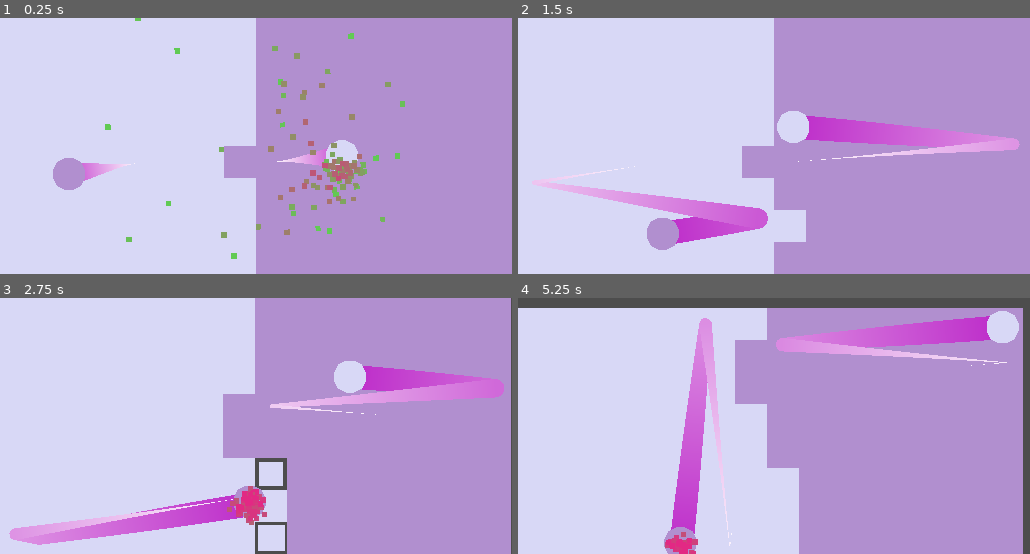
Above: before the commit, frames 1-4 (two rows, left to right).
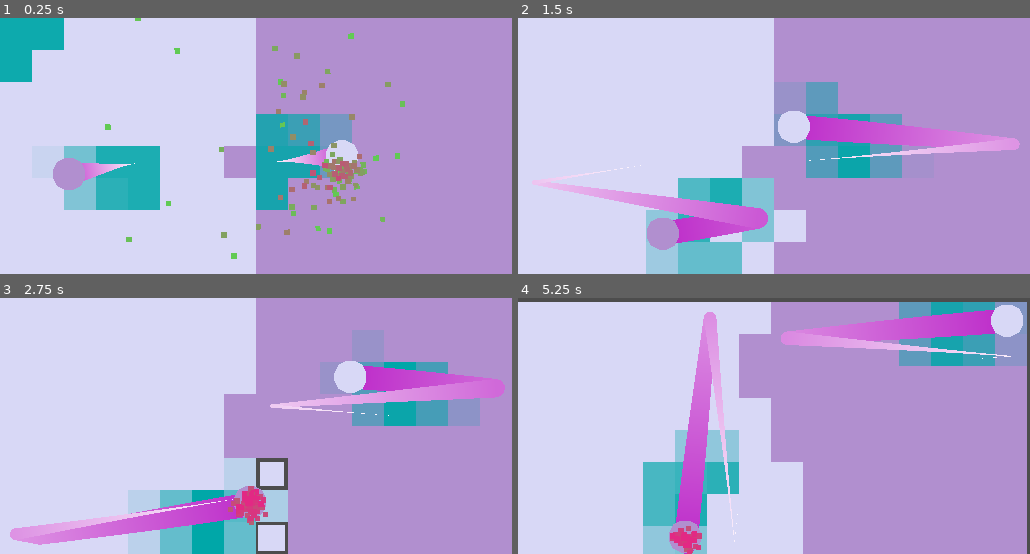
Above: after the commit, the same moments.

Repository: CodyI20/Godot-effects
Game: Godot game, scene res://Scenes/game.tscn
Same seed, same stepped clock (60 frames per second), same inputs: the game is played once before the commit and once after it.
Inputs:
- Up to frame 1 (0.25 s): no input
- Up to frame 2 (1.5 s): no input
- Up to frame 3 (2.75 s): no input
- Up to frame 4 (5.25 s): no input

The runs differ from the first frame. In frame 1, 11% of the frame differs, in the area x 0-69%, y 0-75%; in frame 2, 8.9%; in frame 3, 8.8%; in frame 4, 16%, in the area x 0-100%, y 1-100%.

Commit message:
Update ( New Effect )
 -  Added a new effect that changes the color of a tile whenever the ball goes over it ( it uses tween to change to and from the color )

Diff:
--- a/Scenes/ball.tscn
+++ b/Scenes/ball.tscn
@@ -5,7 +5,7 @@
 [sub_resource type="CircleShape2D" id="CircleShape2D_rw2ro"]
 radius = 4.0
 
-[node name="Ball" type="CharacterBody2D"]
+[node name="Ball" type="CharacterBody2D" groups=["ball"]]
 z_index = 1
 collision_layer = 2
 collision_mask = 13
--- a/Scenes/game.tscn
+++ b/Scenes/game.tscn
@@ -15,7 +15,7 @@
 [node name="Camera2D" type="Camera2D" parent="."]
 offset = Vector2(64, 32)
 script = ExtResource("1_oeu2d")
-shake_intensity_limit = 4.0
+shake_intensity_limit = 1.5
 
 [node name="Boundaries" type="StaticBody2D" parent="."]
 collision_layer = 4
@@ -680,7 +680,7 @@
 ball = NodePath("../../Ball1")
 
 [node name="Ball1" parent="." instance=ExtResource("2_u88ny")]
-collision_layer = 16
+collision_layer = 18
 collision_mask = 36
 is_ball_one = true
 
@@ -688,7 +688,7 @@
 color = Color(1, 0, 0, 1)
 
 [node name="Ball2" parent="." instance=ExtResource("2_u88ny")]
-collision_layer = 32
+collision_layer = 34
 collision_mask = 20
 
 [node name="Polygon2D" parent="Ball2" index="0"]
--- a/Scenes/tile.tscn
+++ b/Scenes/tile.tscn
@@ -1,9 +1,12 @@
-[gd_scene load_steps=4 format=3 uid="uid://8u50fc06u2ye"]
+[gd_scene load_steps=5 format=3 uid="uid://8u50fc06u2ye"]
 
 [ext_resource type="Script" path="res://Scripts/tile.gd" id="1_1rer8"]
 [ext_resource type="Script" path="res://Scenes/tile_polygon.gd" id="2_x260a"]
 
 [sub_resource type="RectangleShape2D" id="RectangleShape2D_6rn0g"]
+size = Vector2(8, 8)
+
+[sub_resource type="RectangleShape2D" id="RectangleShape2D_vs45s"]
 size = Vector2(8, 8)
 
 [node name="Tile" type="StaticBody2D"]
@@ -22,3 +25,13 @@
 [node name="CollisionShape2D" type="CollisionShape2D" parent="."]
 position = Vector2(4, 4)
 shape = SubResource("RectangleShape2D_6rn0g")
+
+[node name="Area2D" type="Area2D" parent="."]
+collision_layer = 0
+collision_mask = 48
+
+[node name="CollisionShape2D" type="CollisionShape2D" parent="Area2D"]
+position = Vector2(4, 4)
+shape = SubResource("RectangleShape2D_vs45s")
+
+[connection signal="body_entered" from="Area2D" to="Polygon2D" method="_on_area_2d_body_entered"]
--- a/Scenes/tile_polygon.gd
+++ b/Scenes/tile_polygon.gd
@@ -1,4 +1,5 @@
 extends Polygon2D
+class_name TilePolygon
 
 @export var new_color : Color
 @export var new_size : Vector2
@@ -9,11 +10,7 @@
 	initial_size = scale
 	var parent = get_parent()
 	if parent is Tile:
-		parent.on_collision.connect(feedback)
-
-func change_color() -> void:
-	pass
-
+		parent.on_collision.connect(change_size)
 
 func change_size() -> void:
 	var tween = get_tree().create_tween()
@@ -21,6 +18,14 @@
 	await tween.tween_property(self, "scale", initial_size, .1)
 
 
-func feedback() -> void:
-	change_color()
-	change_size()
+#region NEW EFFECT 1
+func change_color() -> void:
+	var tween = get_tree().create_tween()
+	await tween.tween_property(self, "color", new_color, .25)
+	await tween.tween_property(self, "color", current_color, .25)
+
+func _on_area_2d_body_entered(body: Node2D) -> void:
+	if body.is_in_group("ball"):
+		change_color()
+
+#endregion
--- a/Scripts/ball.gd
+++ b/Scripts/ball.gd
@@ -42,6 +42,8 @@
 		bounce_effect.position += Vector2(4,4)
 		add_child(bounce_effect)
 
+
+
 		# If the collision is with a tile, toggle it
 		if collision.get_collider() is Tile:
 			collision.get_collider().toggle(self)
--- a/Scripts/tile.gd
+++ b/Scripts/tile.gd
@@ -3,7 +3,7 @@
 
 signal on_collision()
 
-@onready var polygon_2d: Polygon2D = $Polygon2D
+@onready var polygon_2d: TilePolygon = $Polygon2D
 
 @export var ball: Ball
 
@@ -26,5 +26,7 @@
 	# Set the colour to the opposite ball's colour
 	if ball.is_ball_one:
 		polygon_2d.color = ball.colour_ball_two
+		polygon_2d.current_color = ball.colour_ball_two
 	else:
 		polygon_2d.color = ball.colour_ball_one
+		polygon_2d.current_color = ball.colour_ball_one
--- a/project.godot
+++ b/project.godot
@@ -39,6 +39,10 @@
 "res://Scripts/": "blue"
 }
 
+[global_group]
+
+ball=""
+
 [layer_names]
 
 2d_physics/layer_1="paddle"
